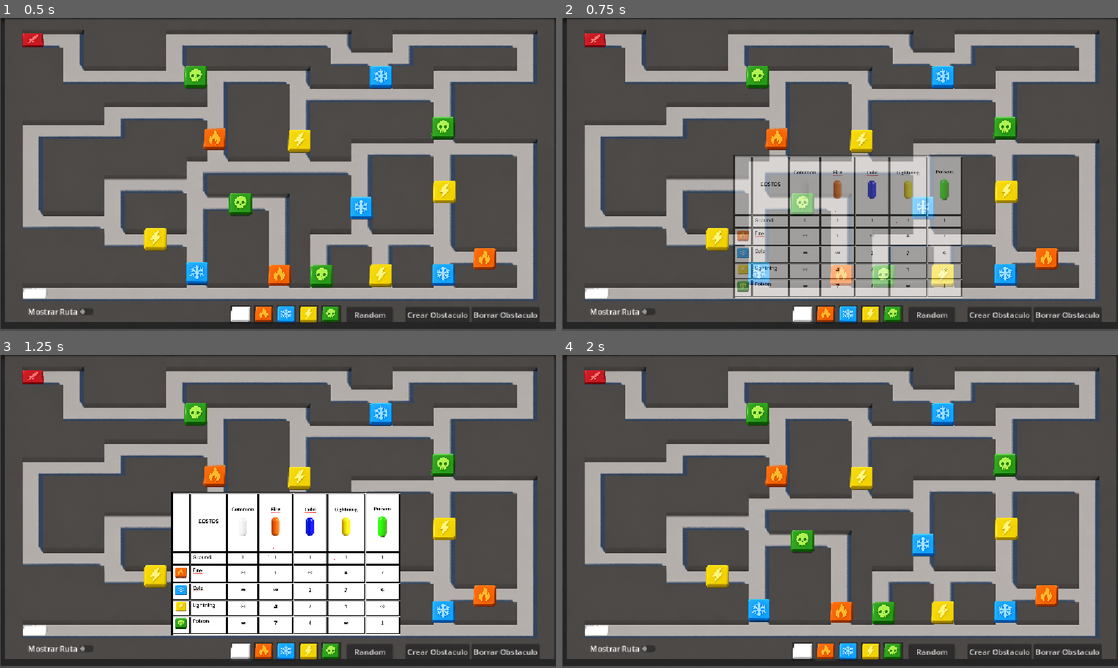
Above: before the commit, frames 1-4 (two rows, left to right).
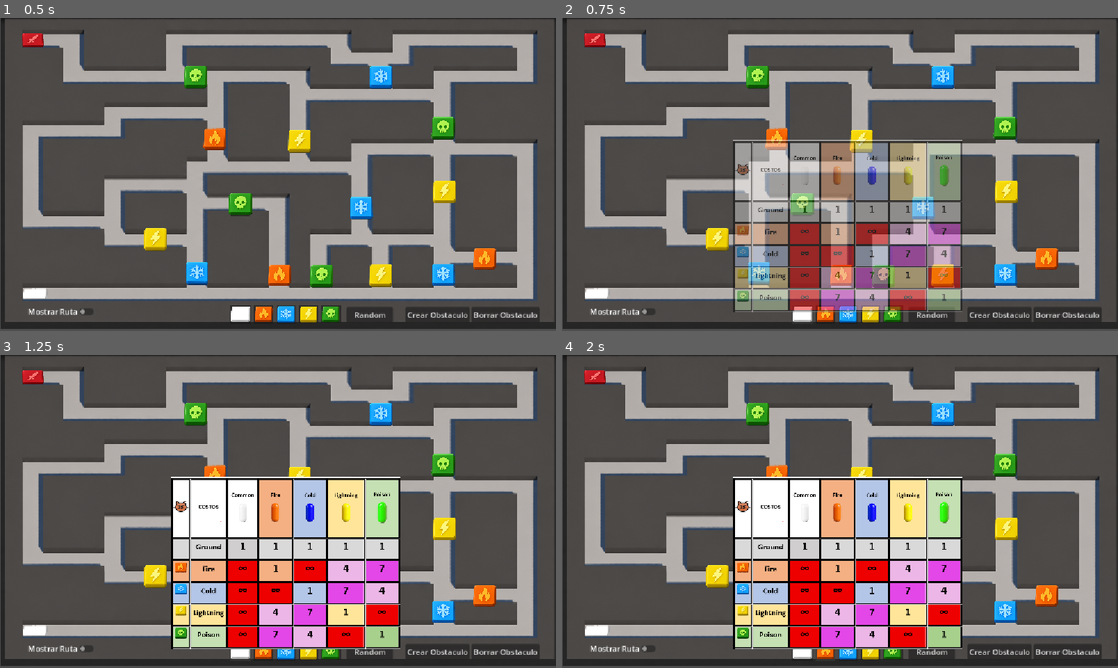
Above: after the commit, the same moments.

Repository: lu8dcf/pathfinding
Game: Godot game, scene res://Assets/Scenes/menu/juego.tscn
Same seed, same stepped clock (60 frames per second), same inputs: the game is played once before the commit and once after it.
Inputs (mouse positions are in pixels of both pictures, inside the frame that each line leads up to):
- Up to frame 1 (0.5 s): no input
- Up to frame 2 (0.75 s): click (801, 315) at 0.5 s
- Up to frame 3 (1.25 s): no input
- Up to frame 4 (2 s): click (823, 652) at 1.25 s

Frame 1 is identical in both runs. In frame 2, 17% of the frame differs, in the area x 30-72%, y 38-94%; in frame 3, 20%; in frame 4, 22%.

Commit message:
costos ampliado

Diff:
--- a/Assets/Scripts/juego/fabrica_npc.gd
+++ b/Assets/Scripts/juego/fabrica_npc.gd
@@ -20,7 +20,6 @@
 		if tipo==2 or tipo==0:
 			tipo=6
 	var npc = npc_scene.instantiate()
-	print (tipo)
 	npc.tipo=tipo
 	npc.global_position = Vector2(75,570)
 	get_tree().current_scene.add_child(npc)
--- a/Assets/Scripts/menu/menu.gd
+++ b/Assets/Scripts/menu/menu.gd
@@ -110,10 +110,7 @@
 	tween.tween_property($costos, "modulate:a", 1.0, 0.5)
 
 func no():
-	var tween = create_tween()
-	tween.tween_property($costos, "modulate:a", 0.0, 0.5)
 
-	await tween.finished
 	$costos.visible  = false
 
 func _on_common_mouse_entered() -> void:
@@ -154,3 +151,23 @@
 
 func _on_poison_mouse_exited() -> void:
 	no()
+
+
+func _on_common_focus_entered() -> void:
+	ver()
+
+
+func _on_fire_focus_entered() -> void:
+	ver()
+
+
+func _on_cold_focus_entered() -> void:
+	ver()
+
+
+func _on_lightning_focus_entered() -> void:
+	ver()
+
+
+func _on_poison_focus_entered() -> void:
+	pass # Replace with function body.
Binary file changed: Models/costos.png
